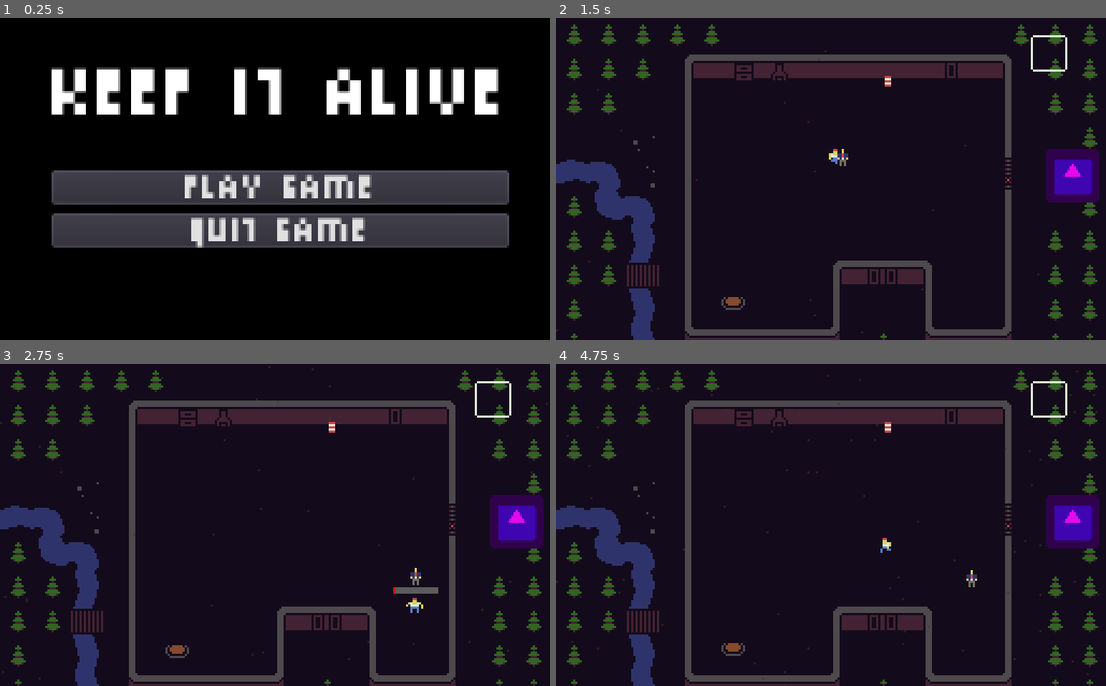
Above: before the commit, frames 1-4 (two rows, left to right).
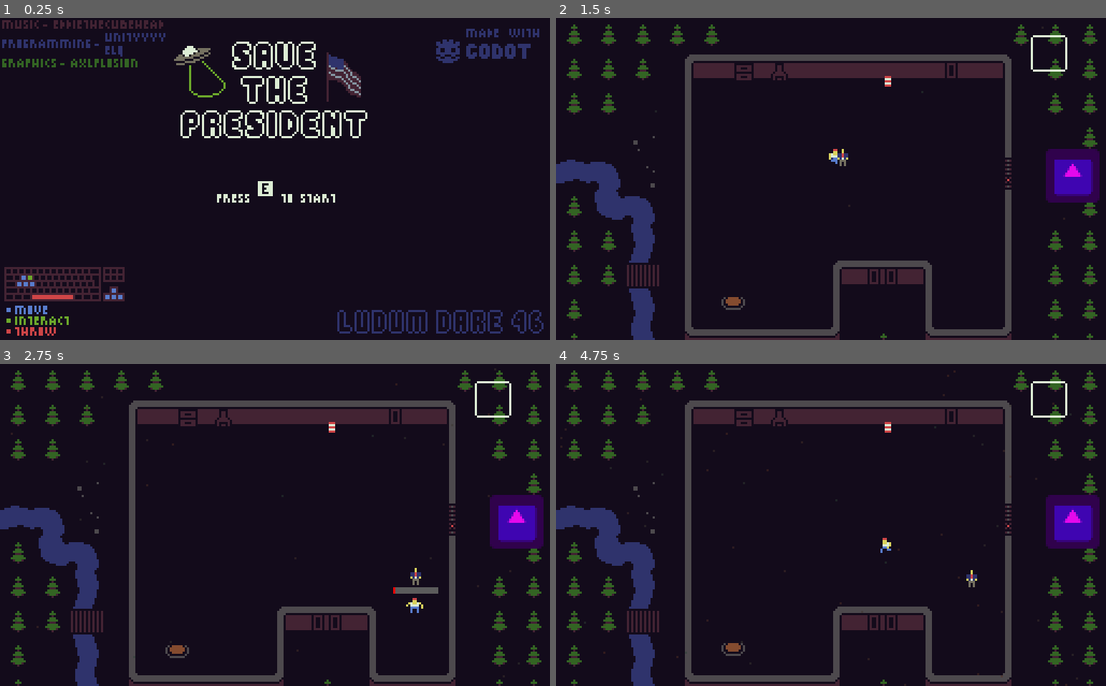
Above: after the commit, the same moments.

Repository: ElkkuTheBaws/ldjam46
Game: Godot game, scene res://UI/TitleScreen.tscn
Two runs of this game, one before a commit and one after it. Both use one fixed random seed, a clock stepped at 60 frames per second and the inputs below. This scene is started directly instead of the project's main scene. The engine's default icon, where the game draws it, is replaced by a stand-in: a white triangle on a blue panel in a dark square.
Inputs (mouse positions are in pixels of both pictures, inside the frame that each line leads up to):
- Up to frame 1 (0.25 s): no input
- Up to frame 2 (1.5 s): click (836, 188) at 0.5 s, where only the run before the commit has a clickable "Play Game"; tap Enter (ui_accept) at 1.25 s; hold Right (ui_right) from 1.28 s (still down); hold E (ui_pick) from 1.28 s (still down)
- Up to frame 3 (2.75 s): tap Enter (ui_accept) at 1.52, 2.27 s; release Right (ui_right) at 2.03 s; release E (ui_pick) at 2.03 s; hold Down (ui_down) from 2.03 s (still down); tap E (ui_pick) at 2.1 s
- Up to frame 4 (4.75 s): release Down (ui_down) at 2.78 s; hold Right (ui_right) 2.78-3.53 s; hold E (ui_pick) 2.78-3.53 s; hold Up (ui_up) 3.53-4.28 s; tap E (ui_pick) at 3.6 s; tap Enter (ui_accept) at 3.77, 4.52 s; hold Left (ui_left) from 4.28 s (still down); hold E (ui_pick) from 4.28 s (still down)

The runs differ from the first frame. In frame 1, 100% of the frame differs, in the area x 0-100%, y 0-100%; in frame 2, less than 0.1%; in frame 3, less than 0.1%; in frame 4, 0.2%.

Commit message:
Title screen

Diff:
--- a/UI/PlayGame.gd
+++ /dev/null
@@ -1,20 +0,0 @@
-extends Button
-
-
-# Declare member variables here. Examples:
-# var a: int = 2
-# var b: String = "text"
-
-
-# Called when the node enters the scene tree for the first time.
-func _ready() -> void:
-	pass # Replace with function body.
-
-
-# Called every frame. 'delta' is the elapsed time since the previous frame.
-#func _process(delta: float) -> void:
-#	pass
-
-
-func _on_PlayGame_pressed() -> void:
-	get_tree().change_scene("res://Levels/Level0.tscn")
--- a/UI/QuitGame.gd
+++ /dev/null
@@ -1,20 +0,0 @@
-extends Button
-
-
-# Declare member variables here. Examples:
-# var a: int = 2
-# var b: String = "text"
-
-
-# Called when the node enters the scene tree for the first time.
-func _ready() -> void:
-	pass # Replace with function body.
-
-
-# Called every frame. 'delta' is the elapsed time since the previous frame.
-#func _process(delta: float) -> void:
-#	pass
-
-
-func _on_QuitGame_pressed() -> void:
-	get_tree().quit()
--- /dev/null
+++ b/UI/TitleScreen.gd
@@ -0,0 +1,18 @@
+extends Control
+
+onready var animation = $AnimatedSprite
+
+
+# Called when the node enters the scene tree for the first time.
+func _ready() -> void:
+	OS.window_size = Vector2(256*3,150*3)
+	animation.play()
+
+
+
+func _process(delta: float) -> void:
+	if Input.is_action_just_pressed("ui_pick"):
+		get_tree().change_scene("res://Levels/Level0.tscn")
+
+	if Input.is_action_just_pressed("Close"):
+		get_tree().quit()
--- a/UI/TitleScreen.tscn
+++ b/UI/TitleScreen.tscn
@@ -1,71 +1,38 @@
-[gd_scene load_steps=6 format=2]
+[gd_scene load_steps=17 format=2]
 
-[ext_resource path="res://UI/PresidentJam_numbers.ttf" type="DynamicFontData" id=1]
-[ext_resource path="res://UI/PlayGame.gd" type="Script" id=2]
-[ext_resource path="res://UI/QuitGame.gd" type="Script" id=3]
+[ext_resource path="res://Textures/animated main menu/menuloop_mainmenu_v1_10.png" type="Texture" id=1]
+[ext_resource path="res://Textures/animated main menu/menuloop_mainmenu_v1_11.png" type="Texture" id=2]
+[ext_resource path="res://Textures/animated main menu/menuloop_mainmenu_v1_13.png" type="Texture" id=3]
+[ext_resource path="res://Textures/animated main menu/menuloop_mainmenu_v1_12.png" type="Texture" id=4]
+[ext_resource path="res://Textures/animated main menu/menuloop_mainmenu_v1_00.png" type="Texture" id=5]
+[ext_resource path="res://Textures/animated main menu/menuloop_mainmenu_v1_01.png" type="Texture" id=6]
+[ext_resource path="res://Textures/animated main menu/menuloop_mainmenu_v1_03.png" type="Texture" id=7]
+[ext_resource path="res://Textures/animated main menu/menuloop_mainmenu_v1_07.png" type="Texture" id=8]
+[ext_resource path="res://Textures/animated main menu/menuloop_mainmenu_v1_08.png" type="Texture" id=9]
+[ext_resource path="res://Textures/animated main menu/menuloop_mainmenu_v1_04.png" type="Texture" id=10]
+[ext_resource path="res://Textures/animated main menu/menuloop_mainmenu_v1_06.png" type="Texture" id=11]
+[ext_resource path="res://Textures/animated main menu/menuloop_mainmenu_v1_09.png" type="Texture" id=12]
+[ext_resource path="res://Textures/animated main menu/menuloop_mainmenu_v1_05.png" type="Texture" id=13]
+[ext_resource path="res://Textures/animated main menu/menuloop_mainmenu_v1_02.png" type="Texture" id=14]
+[ext_resource path="res://UI/TitleScreen.gd" type="Script" id=15]
 
-[sub_resource type="DynamicFont" id=1]
-size = 64
-extra_spacing_top = -39
-font_data = ExtResource( 1 )
-
-[sub_resource type="DynamicFont" id=2]
-size = 32
-extra_spacing_top = -22
-font_data = ExtResource( 1 )
+[sub_resource type="SpriteFrames" id=1]
+animations = [ {
+"frames": [ ExtResource( 6 ), ExtResource( 14 ), ExtResource( 7 ), ExtResource( 10 ), ExtResource( 13 ), ExtResource( 11 ), ExtResource( 8 ), ExtResource( 9 ), ExtResource( 12 ), ExtResource( 1 ), ExtResource( 2 ), ExtResource( 4 ), ExtResource( 3 ), ExtResource( 5 ) ],
+"loop": true,
+"name": "default",
+"speed": 12.0
+} ]
 
 [node name="TitleScene" type="Control"]
 anchor_right = 1.0
 anchor_bottom = 1.0
+script = ExtResource( 15 )
 __meta__ = {
 "_edit_use_anchors_": false
 }
 
-[node name="Menu" type="VBoxContainer" parent="."]
-margin_left = 24.1378
-margin_top = 20.0
-margin_right = 237.138
-margin_bottom = 130.0
-__meta__ = {
-"_edit_use_anchors_": false
-}
-
-[node name="Label" type="Label" parent="Menu"]
-margin_right = 213.0
-margin_bottom = 25.0
-custom_fonts/font = SubResource( 1 )
-custom_colors/font_color = Color( 1, 1, 1, 1 )
-custom_colors/font_outline_modulate = Color( 0, 0, 0, 1 )
-text = "KEEP IT ALIVE"
-align = 1
-
-[node name="HBoxContainer" type="HBoxContainer" parent="Menu"]
-margin_top = 29.0
-margin_right = 213.0
-margin_bottom = 110.0
-size_flags_horizontal = 3
-size_flags_vertical = 3
-
-[node name="VBoxContainer" type="VBoxContainer" parent="Menu/HBoxContainer"]
-margin_right = 213.0
-margin_bottom = 81.0
-size_flags_horizontal = 3
-alignment = 1
-
-[node name="PlayGame" type="Button" parent="Menu/HBoxContainer/VBoxContainer"]
-margin_top = 22.0
-margin_right = 213.0
-margin_bottom = 38.0
-custom_fonts/font = SubResource( 2 )
-text = "Play Game"
-script = ExtResource( 2 )
-
-[node name="QuitGame" type="Button" parent="Menu/HBoxContainer/VBoxContainer"]
-margin_top = 42.0
-margin_right = 213.0
-margin_bottom = 58.0
-custom_fonts/font = SubResource( 2 )
-text = "QUIT GAME"
-script = ExtResource( 3 )
-[connection signal="pressed" from="Menu/HBoxContainer/VBoxContainer/PlayGame" to="Menu/HBoxContainer/VBoxContainer/PlayGame" method="_on_PlayGame_pressed"]
-[connection signal="pressed" from="Menu/HBoxContainer/VBoxContainer/QuitGame" to="Menu/HBoxContainer/VBoxContainer/QuitGame" method="_on_QuitGame_pressed"]
+[node name="AnimatedSprite" type="AnimatedSprite" parent="."]
+position = Vector2( 128, 75.182 )
+frames = SubResource( 1 )
+frame = 1
--- a/project.godot
+++ b/project.godot
@@ -14,7 +14,7 @@
 "language": "GDScript",
 "path": "res://Scripts/Barrel.gd"
 }, {
-"base": "pickable",
+"base": "KinematicBody2D",
 "class": "Enemy",
 "language": "GDScript",
 "path": "res://Scripts/Enemy.gd"
@@ -126,6 +126,11 @@
 "events": [ Object(InputEventKey,"resource_local_to_scene":false,"resource_name":"","device":0,"alt":false,"shift":false,"control":false,"meta":false,"command":false,"pressed":false,"scancode":82,"unicode":0,"echo":false,"script":null)
  ]
 }
+Close={
+"deadzone": 0.5,
+"events": [ Object(InputEventKey,"resource_local_to_scene":false,"resource_name":"","device":0,"alt":false,"shift":false,"control":false,"meta":false,"command":false,"pressed":false,"scancode":16777217,"unicode":0,"echo":false,"script":null)
+ ]
+}
 
 [layer_names]
 
@@ -137,5 +142,4 @@
 [rendering]
 
 quality/2d/use_pixel_snap=true
-environment/default_clear_color=Color( 0, 0, 0, 1 )
 environment/default_environment="res://default_env.tres"
Not shown, added: Textures/animated main menu/menuloop_mainmenu_v1_00.png.import
Not shown, added: Textures/animated main menu/menuloop_mainmenu_v1_01.png.import
Not shown, added: Textures/animated main menu/menuloop_mainmenu_v1_02.png.import
Not shown, added: Textures/animated main menu/menuloop_mainmenu_v1_03.png.import
Not shown, added: Textures/animated main menu/menuloop_mainmenu_v1_04.png.import
Not shown, added: Textures/animated main menu/menuloop_mainmenu_v1_05.png.import
Not shown, added: Textures/animated main menu/menuloop_mainmenu_v1_06.png.import
Not shown, added: Textures/animated main menu/menuloop_mainmenu_v1_07.png.import
Not shown, added: Textures/animated main menu/menuloop_mainmenu_v1_08.png.import
Not shown, added: Textures/animated main menu/menuloop_mainmenu_v1_09.png.import
Not shown, added: Textures/animated main menu/menuloop_mainmenu_v1_10.png.import
Not shown, added: Textures/animated main menu/menuloop_mainmenu_v1_11.png.import
(and 8 more such lines)
